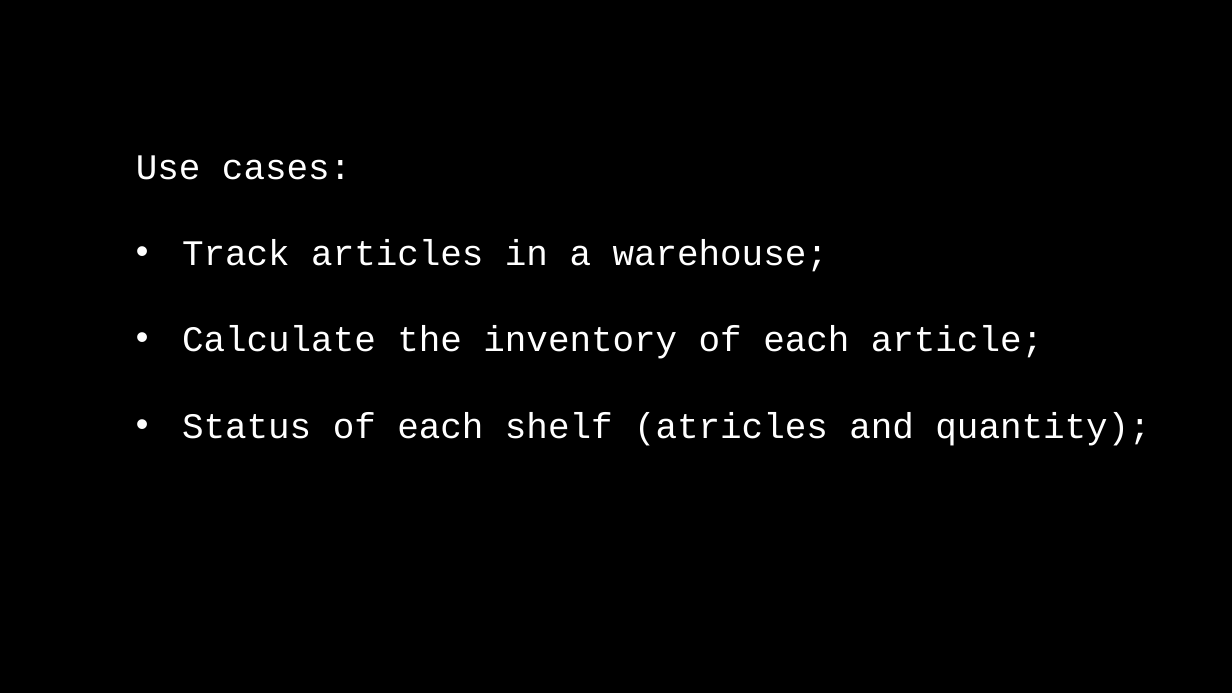
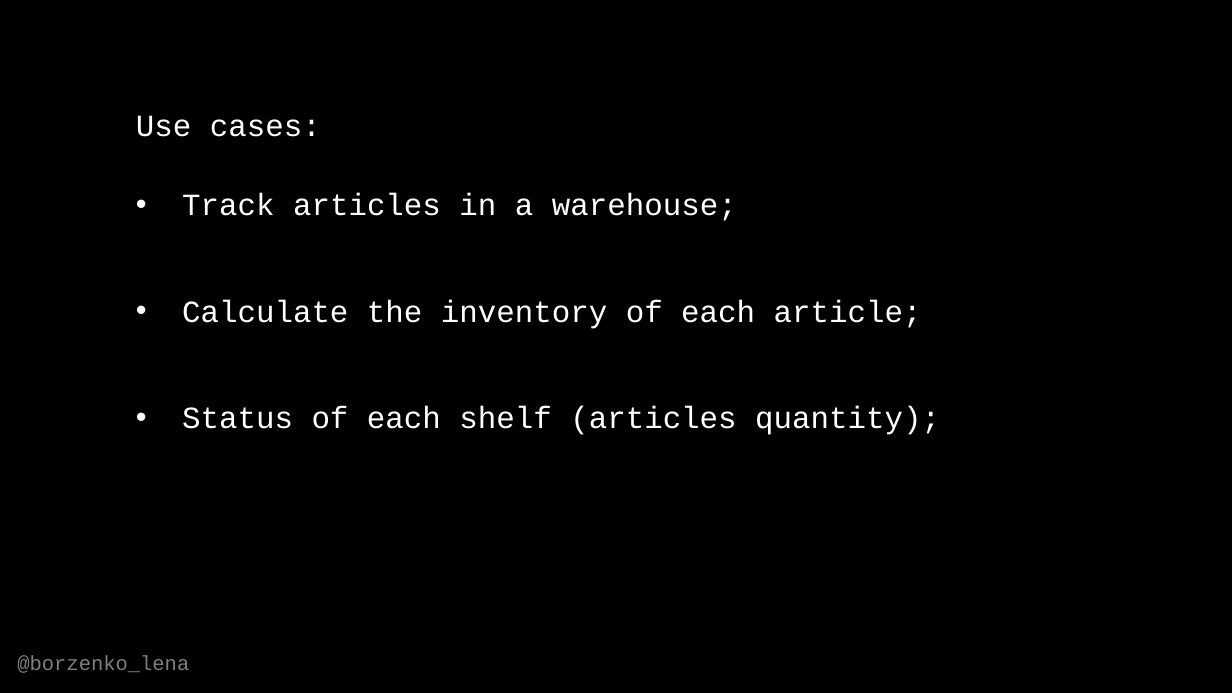
Before and after one commit to OlenaBorzenko/Presentations, a slide deck: slide 13 of ScalingYourDataToTheCosmos.pptx. Drawn at 1232x693 pixels with LibreOffice and Linux fonts; fonts in the diff are those of the drawing. Boxes give left, top, right and bottom in pixels: in the first picture for what was removed or moved away, otherwise in the second. Text is boxed around its words. In the diff, an @@ line names an element or a change of style, - is before the commit and + after.

Commit message:
Updated presentation

```diff
--- a/ScalingYourDataToTheCosmos.pptx
+++ b/ScalingYourDataToTheCosmos.pptx
@@ text added at (136,115,321,137), 24 pt, text #FFFFFF @@
+Use cases:
@@ text at (136,155,828,272): paragraphs removed @@
-Use cases:
-• Track articles in a warehouse;
@@ text added at (182,193,737,221), 24 pt, text #FFFFFF @@
+• Track articles in a warehouse;
@@ text "Calculate the inventory of each ...": place and size @@
-text "Calculate the inventory of each ..." at (136,155,1150,446)
+text "Calculate the inventory of each ..." at (182,300,922,329)
@@ text "Calculate the inventory of each ..." at (182,300,922,329): size 28 to 24 pt @@
@@ text at (182,412,1150,446): paragraph removed @@
-• Status of each shelf (atricles and quantity);
@@ text added at (182,406,940,435), 24 pt, text #FFFFFF @@
+• Status of each shelf (articles quantity);
@@ text added at (17,655,189,673), 16 pt, text #FFFFFF at 50% opacity @@
+@borzenko_lena
```
Also in this commit, not shown: 8 other slides changed, 10 slides added, 6 slides removed.
